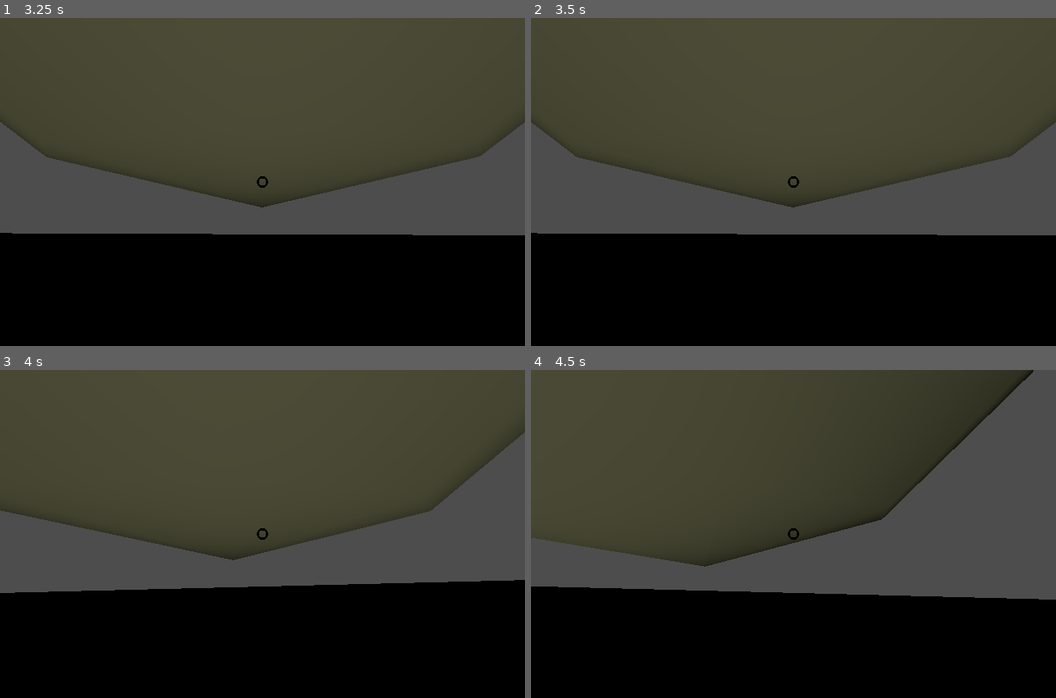
Above: before the commit, frames 1-4 (two rows, left to right).
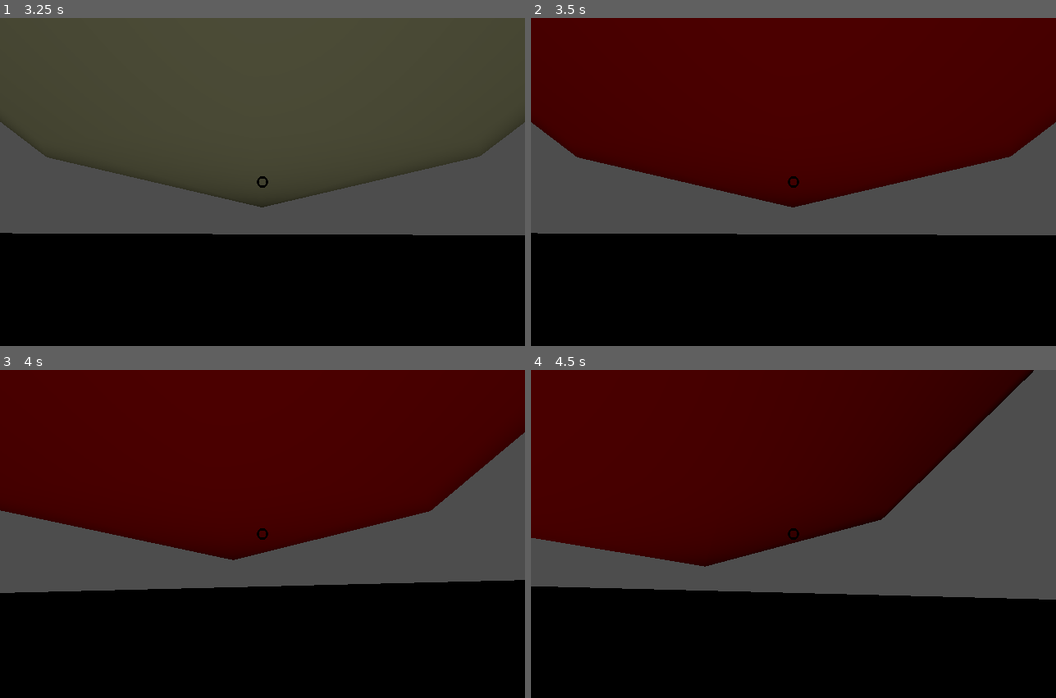
Above: after the commit, the same moments.

Repository: alt-romes/ggj24
Game: Godot game, scene res://Ragdoll.tscn
Two runs of this game, one before a commit and one after it. Both use one fixed random seed, a clock stepped at 60 frames per second and the inputs below. Sound files missing from this copy of the repository are replaced by a short silence.
Inputs (mouse positions are in pixels of both pictures, inside the frame that each line leads up to):
- Up to frame 1 (3.25 s): move the mouse to (288, 182) at 0.52 s; hold W (Forward) from 0.53 s (still down); tap Space (Space) at 0.6, 2.1 s; click (288, 182) at 0.67 s; move the mouse to (236, 182) at 1.27 s; click (236, 182) at 1.35 s; move the mouse to (273, 175) at 2.02 s; move the mouse to (257, 188) at 2.77 s; click (257, 188) at 2.85 s
- Up to frame 2 (3.5 s): keep holding W (Forward)
- Up to frame 3 (4 s): keep holding W (Forward); move the mouse to (304, 537) at 3.52 s; tap Space (Space) at 3.6 s
- Up to frame 4 (4.5 s): keep holding W (Forward); move the mouse to (751, 530) at 4.27 s; click (751, 530) at 4.35 s

Frame 1 is identical in both runs. In frame 2, 48% of the frame differs, in the area x 0-100%, y 0-58%; in frame 3, 47%; in frame 4, 43%.

Commit message:
Change light color

Diff:
--- a/Follower.gd
+++ b/Follower.gd
@@ -9,6 +9,7 @@
 @onready var face_happy: Node3D = $faces_happy
 @onready var face_normal: Node3D = $faces_normal
 #@onready var face_unhappy: Node3D = $faces_unhappy
+@onready var face_light: Node3D = $Light
 
 @onready var happysound = $HappySound
 @onready var unhappysound = $UnhappySound
@@ -84,12 +85,14 @@
 func setNeutral() -> void:
 	face_normal.visible = true
 	face_happy.visible = false
+	face_light.light_color = Color("ffffc1")
 	#face_unhappy.visible = false
 
 func setUnhappy() -> void:
 	face_normal.visible = true # false
 	face_happy.visible = false
 	#face_unhappy.visible = true
+	face_light.light_color = Color("ff0017")
 	if(!unhappysound.playing && randf() > 0.9):
 		unhappysound.play()
 
@@ -97,3 +100,4 @@
 	face_normal.visible = false
 	face_happy.visible = true
 	#face_unhappy.visible = false
+	face_light.light_color = Color(0, 200, 0)
